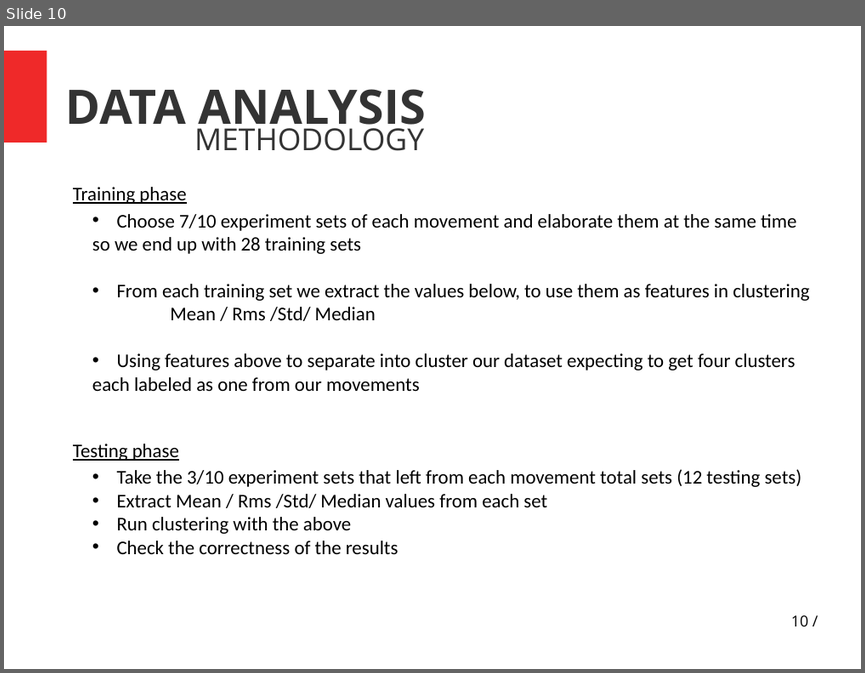
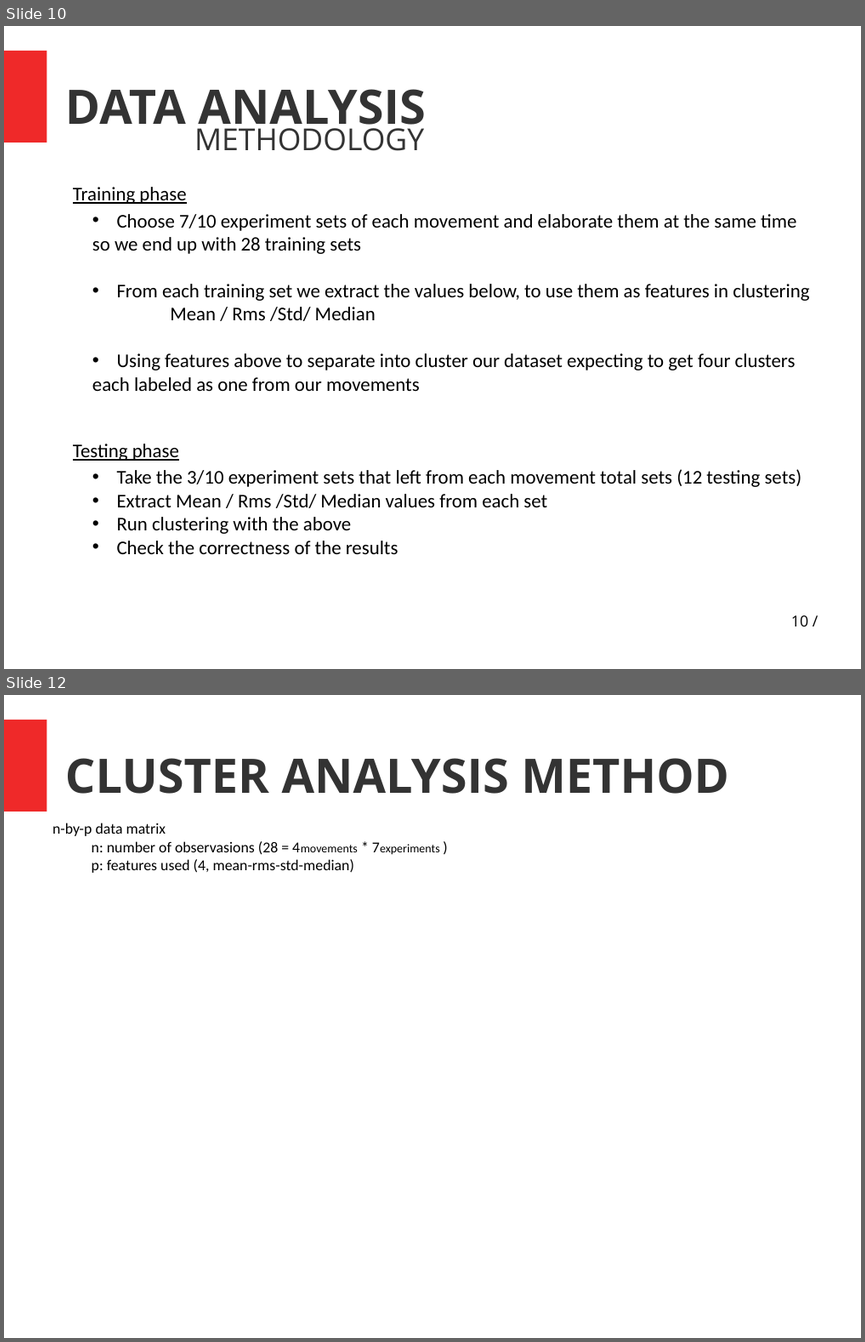
Before and after one commit to athava/ptixiaki, a slide deck: general_Slides.pptx. Shown one above the other, each under a label of ours: slide 10 before the commit, slides 10 and 12 after it; the slides between them are not shown. The pictures are 865x673 and 865x1342 pixels, drawn with LibreOffice and Linux fonts; fonts in the diff are those of the drawing. Boxes give left, top, right and bottom in pixels: in the first picture for what was removed or moved away, otherwise in the second. Text is boxed around its words. In the diff, an @@ line names an element or a change of style, - is before the commit and + after.

```diff
--- a/general_Slides.pptx
+++ b/general_Slides.pptx
@@ slide 12 added at [4, 695, 861, 1338], background #FFFFFF; not listed: 1 template element that a slide beside it also shows @@
@@ text added at [65, 758, 729, 794], 44 pt, text #333333, bold @@
+CLUSTER ANALYSIS METHOD
@@ text added at [52, 823, 354, 873], 14 pt, text #000000 @@
+n-by-p data matrix
+  n: number of observasions (28 = 4movements * 7experiments )
+  p: features used (4, mean-rms-std-median)
```
Also in this commit, not shown: 3 other slides added, 57 other files.
